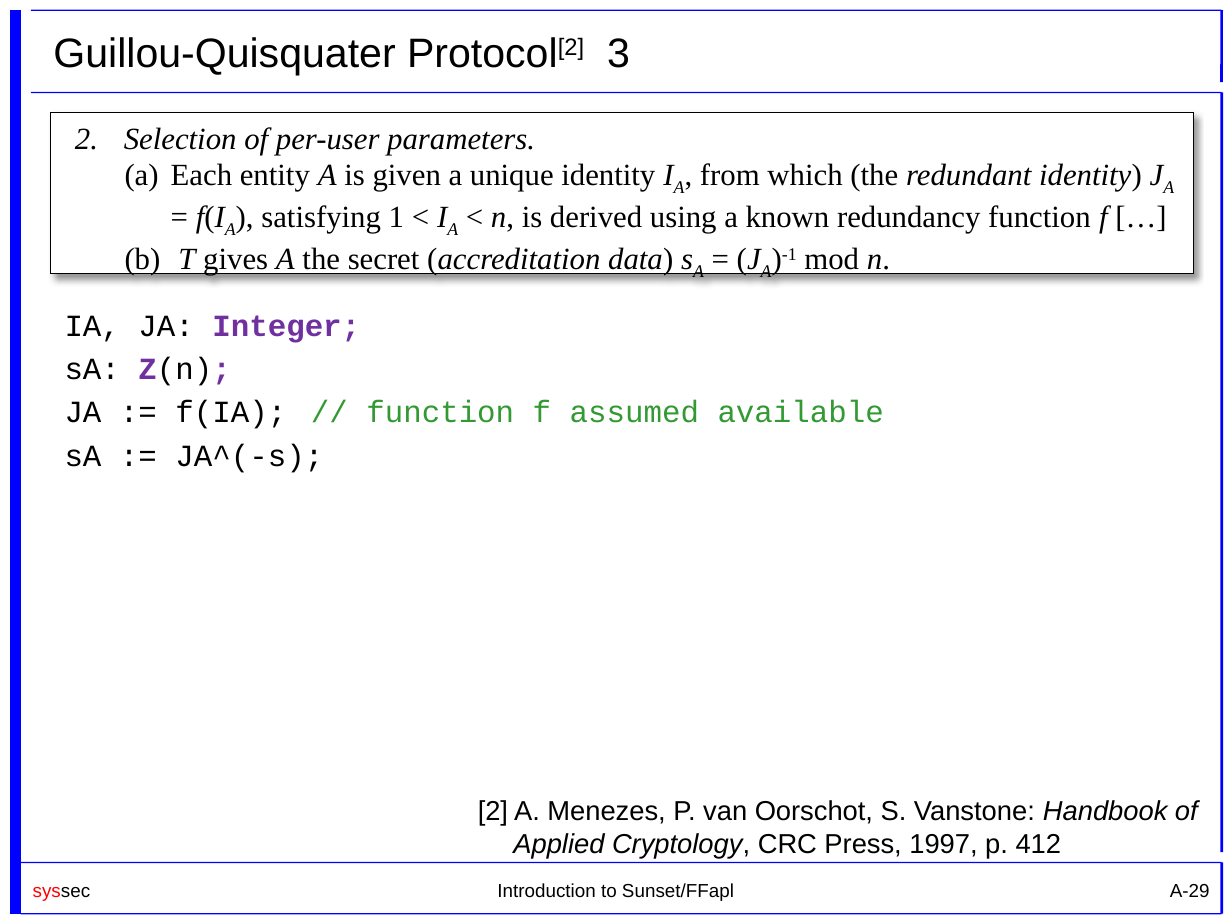
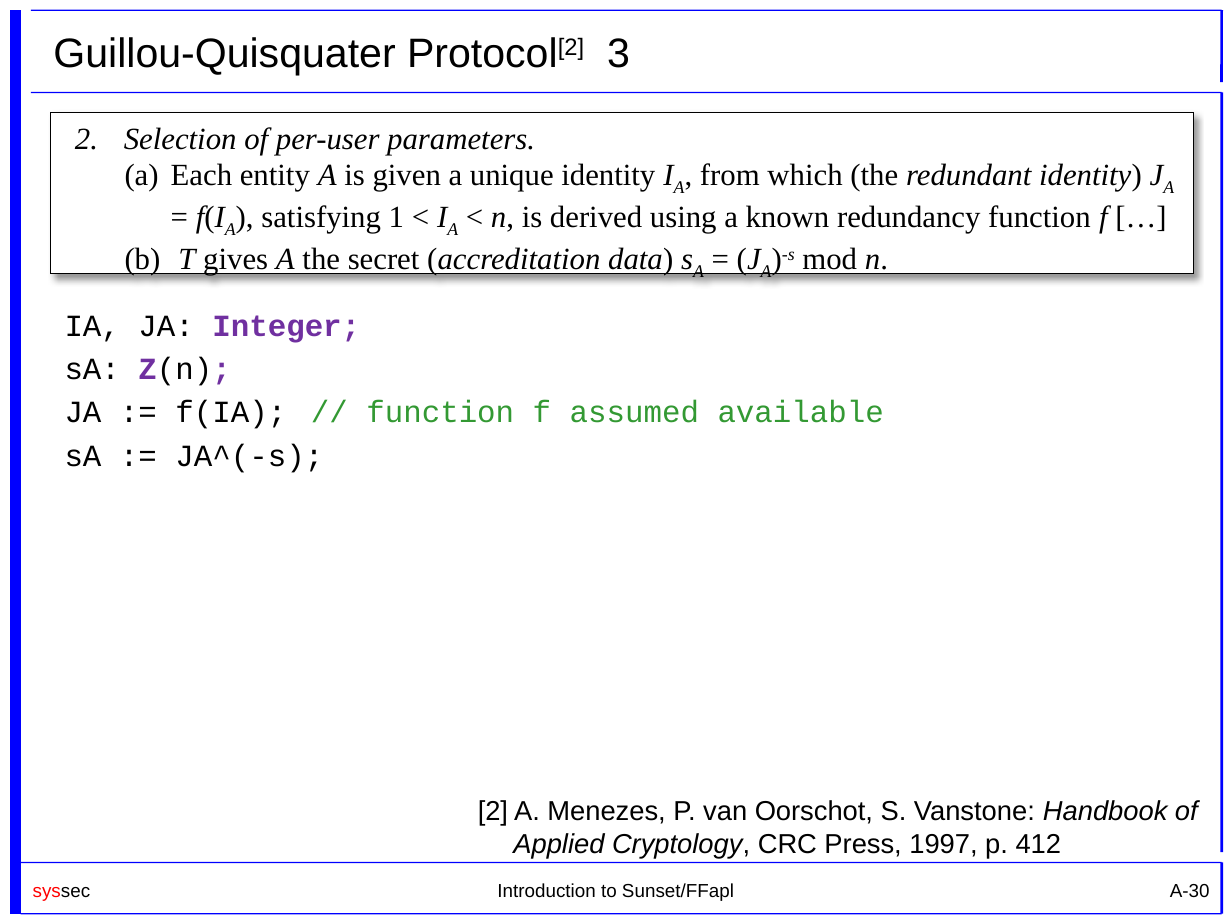
Before and after one commit to cryptool-org/cryptobrief, a slide deck: slide 30 of manual (drafts)/Sunset_Slides_UniKlu.pptx (slide 29 before the commit). Drawn at 1232x924 pixels with LibreOffice and Linux fonts; fonts in the diff are those of the drawing. Boxes give left, top, right and bottom in pixels: in the first picture for what was removed or moved away, otherwise in the second. Text is boxed around its words. In the diff, an @@ line names an element or a change of style, - is before the commit and + after.

```diff
--- a/manual (drafts)/Sunset_Slides_UniKlu.pptx
+++ b/manual (drafts)/Sunset_Slides_UniKlu.pptx
@@ text in rectangle at [178, 247, 888, 276]: text changed; italic on @@
-  (b) T gives A the secret (accreditation data) sA = (JA)-1 mod n.
+  (b) T gives A the secret (accreditation data) sA = (JA)-s mod n.
@@ page number at [1170, 884, 1210, 897]: text changed @@
-A-29
+A-30
```
Also in this commit, not shown: 5 other slides changed, 1 slide added, 1 other file.
